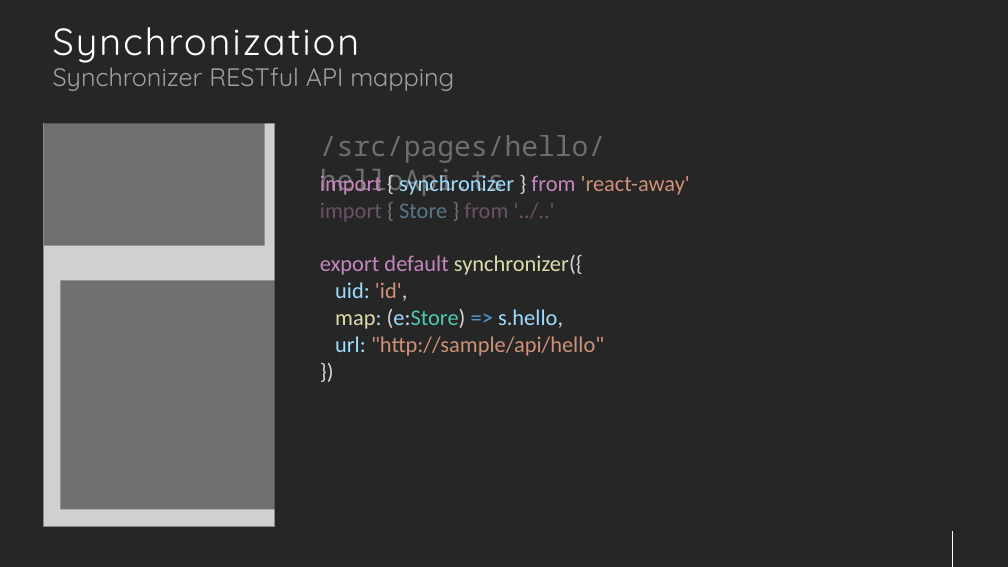
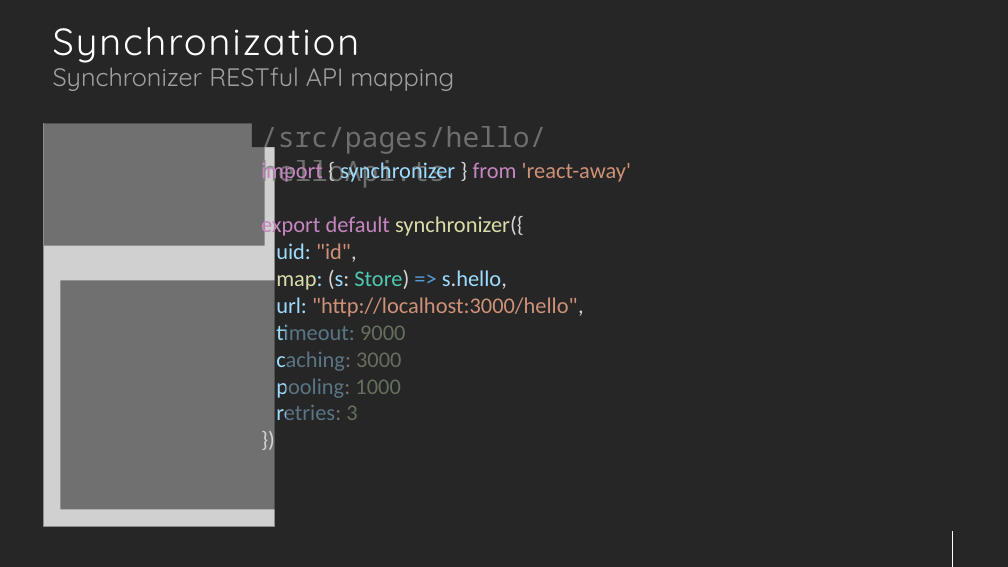
Before and after one commit to jsenaribeiro/react-away, a slide deck: slide 19 of doc/slides/tutorial.pptx (slide 28 before the commit). Drawn at 1008x567 pixels with LibreOffice and Linux fonts; fonts in the diff are those of the drawing; grey boxes stand for pictures. Boxes give left, top, right and bottom in pixels: in the first picture for what was removed or moved away, otherwise in the second. Text is boxed around its words. In the diff, an @@ line names an element or a change of style, - is before the commit and + after.

```diff
--- a/doc/slides/tutorial.pptx
+++ b/doc/slides/tutorial.pptx
@@ text "/src/pages/hello/helloApi.ts" moved from (x1=320, y1=135, x2=606, y2=196) to (x1=261, y1=126, x2=547, y2=189) @@
@@ text "import { synchronizer } from ..." moved from (x1=320, y1=172, x2=690, y2=356) to (x1=261, y1=160, x2=631, y2=420) @@
@@ rectangle removed at (x1=317, y1=196, x2=811, y2=233) @@
@@ text at (x1=320, y1=203, x2=508, y2=222): paragraph removed @@
-import { Store } from '../..'
@@ text at (x1=276, y1=243, x2=583, y2=420): text changed; text colour #CE9178 to #9CDCFE @@
-uid: 'id',
-map: (e:Store) => s.hello,
-url: "http://sample/api/hello"
+uid: "id",
+map: (s: Store) => s.hello,
+url: "http://localhost:3000/hello",
+timeout: 9000
+caching: 3000
+pooling: 1000
+retries: 3
@@ rectangle added at (x1=286, y1=321, x2=559, y2=437), fill #262626 at 56% opacity @@
```
Also in this commit, not shown: 12 other slides changed, 14 slides added, 17 slides removed, 2 other files.
